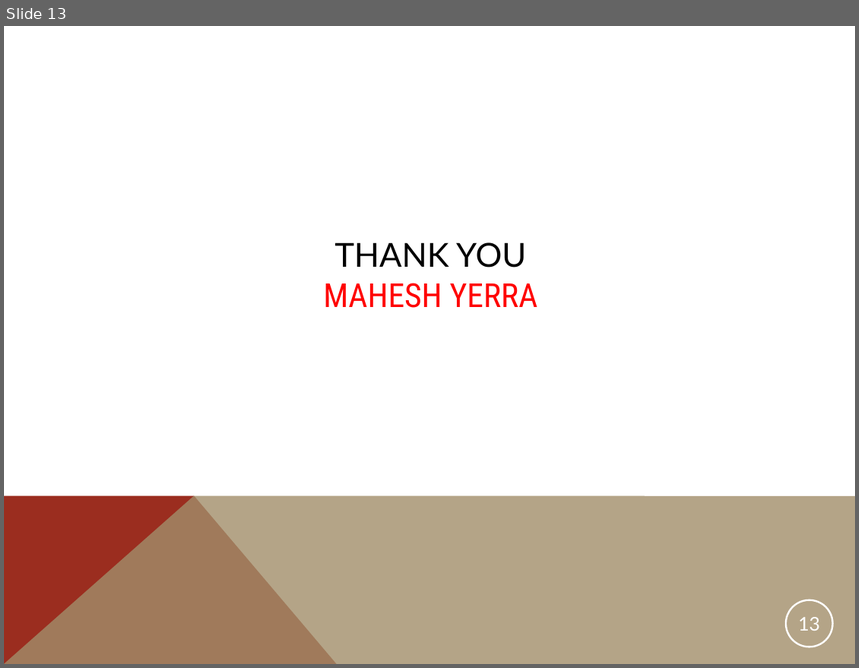
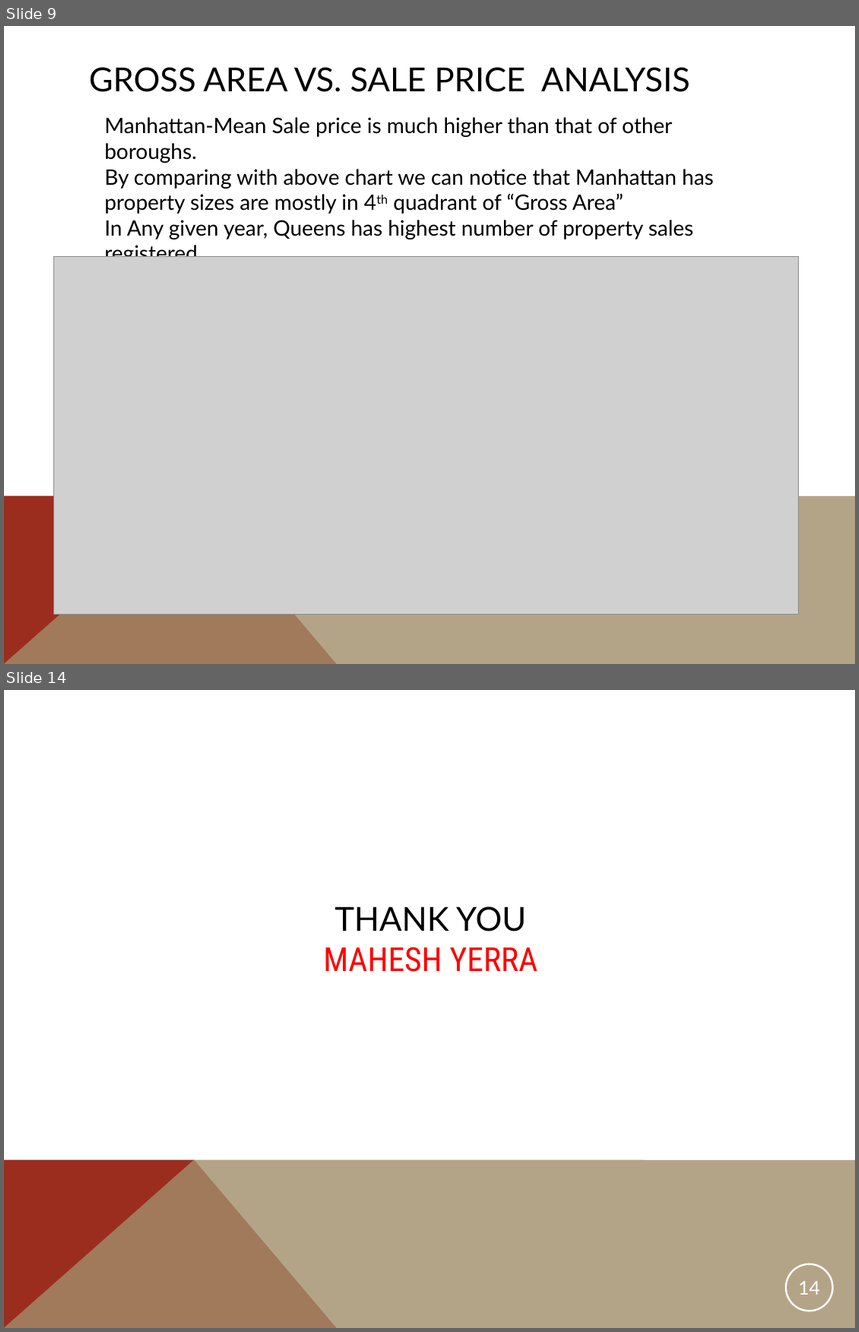
Before and after one commit to yerraeee/mY_SpringBoard, a slide deck: Capstone1_House_Price_Prediction/my_CapStone1_House_Price_Prediction_Presentation.ppt. Shown one above the other, each under a label of ours: slide 13 before the commit, slides 9 and 14 after it; the slides between them are not shown. The pictures are 859x668 and 859x1332 pixels, drawn with LibreOffice and Linux fonts; fonts in the diff are those of the drawing; grey boxes stand for pictures. Boxes give left, top, right and bottom in pixels: in the first picture for what was removed or moved away, otherwise in the second. Text is boxed around its words. In the diff, an @@ line names an element or a change of style, - is before the commit and + after.

```diff
--- a/Capstone1_House_Price_Prediction/my_CapStone1_House_Price_Prediction_Presentation.ppt
+++ b/Capstone1_House_Price_Prediction/my_CapStone1_House_Price_Prediction_Presentation.ppt
@@ slide 9 added at box(4, 26, 855, 664), background #FFFFFF; not listed: 2 template elements that a slide beside it also shows @@
@@ title added at box(89, 67, 690, 92), 28 pt, text #000000 @@
+GROSS AREA VS. SALE PRICE ANALYSIS
@@ text added at box(104, 117, 714, 257), 18 pt, text #000000 @@
+Manhattan-Mean Sale price is much higher than that of other boroughs.
+By comparing with above chart we can notice that Manhattan has property sizes are mostly in 4th quadrant of “Gross Area”
+In Any given year, Queens has highest number of property sales registered.
@@ picture added at box(53, 257, 798, 615) @@
@@ what was slide 13 is now slide 14 @@
@@ page number at box(798, 1281, 820, 1295): text changed @@
-13
+14
```
Also in this commit, not shown: 6 slides changed, 2 other slides added, 2 slides removed, 2 other files.
